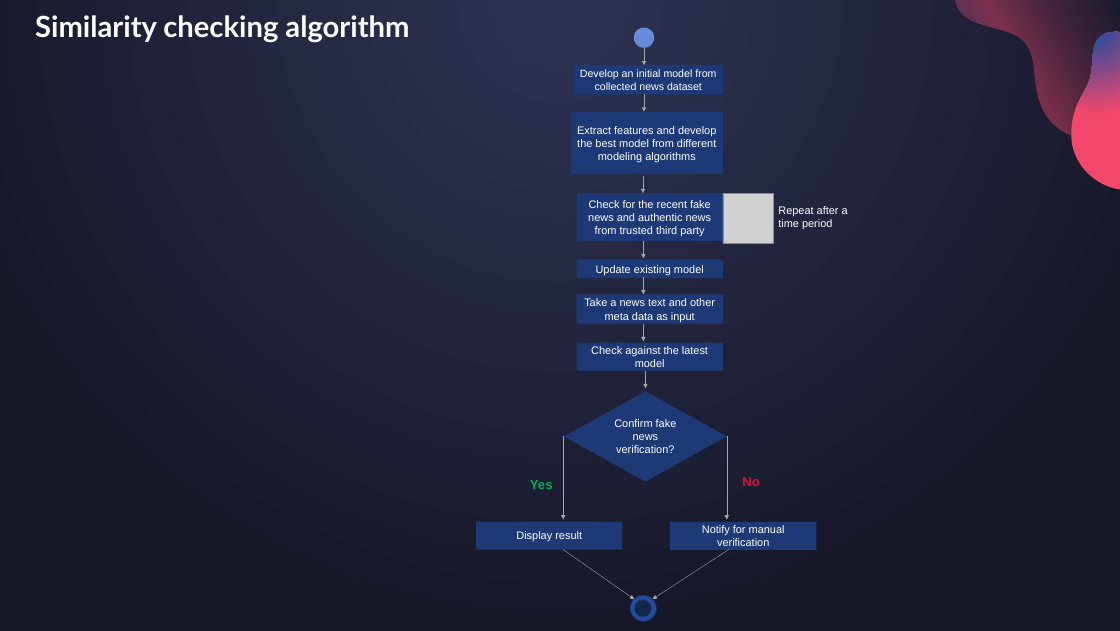
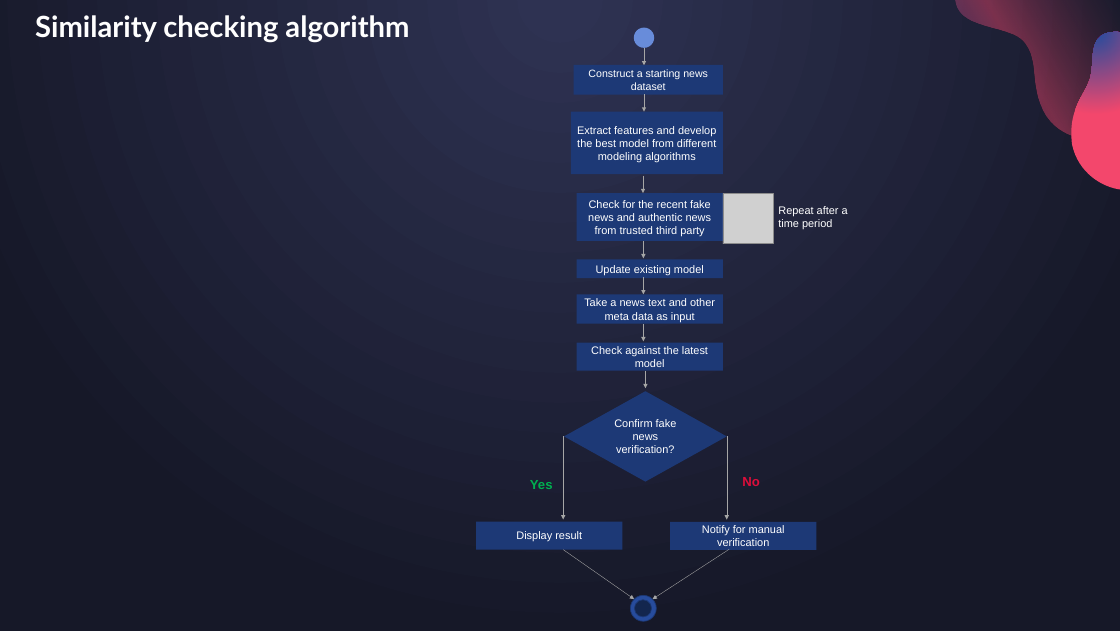
Before and after one commit to Tahlil/BanglaFakeNewsDetector, a slide deck: slide 7 of Presenetation/presentation_final.pptx. Drawn at 1120x631 pixels with LibreOffice and Linux fonts; fonts in the diff are those of the drawing; grey boxes stand for pictures. Boxes give left, top, right and bottom in pixels: in the first picture for what was removed or moved away, otherwise in the second. Text is boxed around its words. In the diff, an @@ line names an element or a change of style, - is before the commit and + after.

```diff
--- a/Presenetation/presentation_final.pptx
+++ b/Presenetation/presentation_final.pptx
@@ text in rectangle at <box>588,69,708,90</box>: text changed @@
-Develop an initial model from collected news dataset
+Construct a starting news dataset
```
Also in this commit, not shown: 2 other slides changed, 19 other files.
